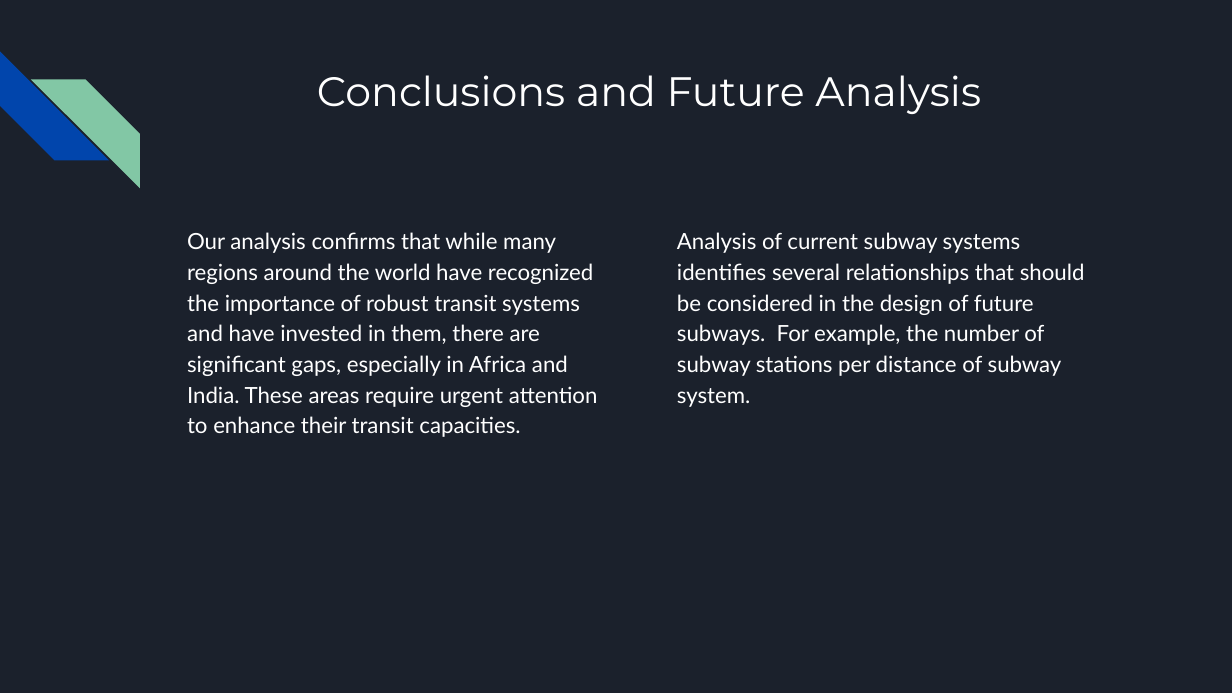
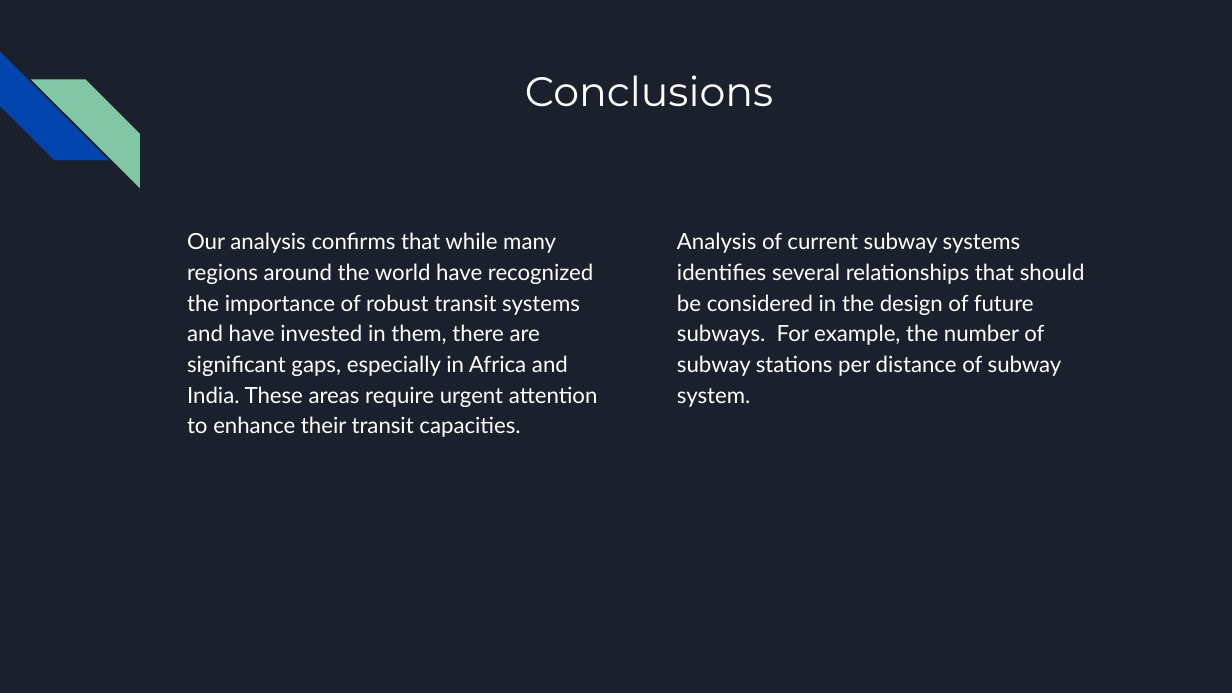
Before and after one commit to gituseraccount1/Project_1, a slide deck: slide 11 of Worldwide Metro Systems.pptx. Drawn at 1232x693 pixels with LibreOffice and Linux fonts; fonts in the diff are those of the drawing. Boxes give left, top, right and bottom in pixels: in the first picture for what was removed or moved away, otherwise in the second. Text is boxed around its words. In the diff, an @@ line names an element or a change of style, - is before the commit and + after.

Commit message:
second final version

```diff
--- a/Worldwide Metro Systems.pptx
+++ b/Worldwide Metro Systems.pptx
@@ title at [525, 75, 773, 107]: text changed @@
-Conclusions and Future Analysis
+Conclusions
```
